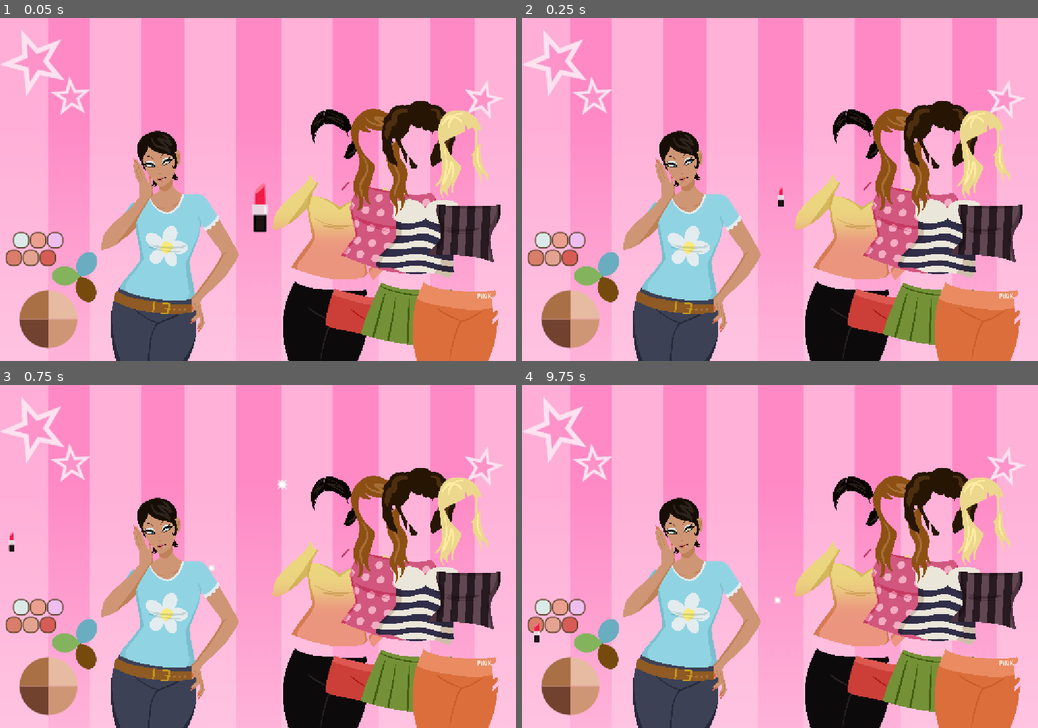
Above: before the commit, frames 1-4 (two rows, left to right).
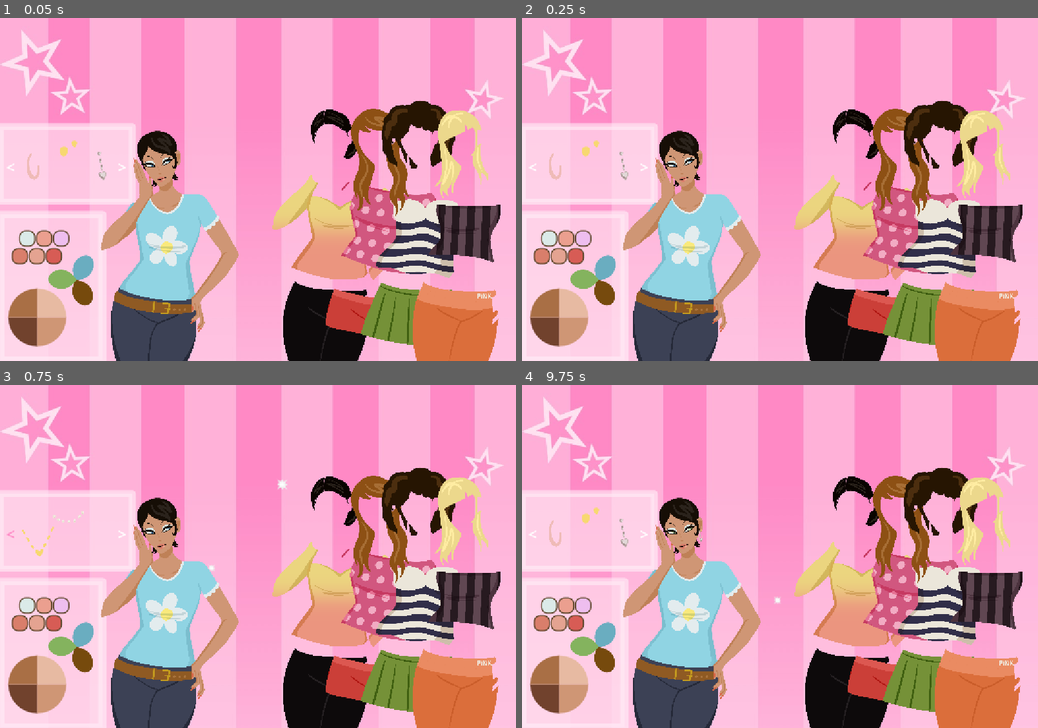
Above: after the commit, the same moments.

Repository: b00kworm4lyf3/ATLS4140-dress-up
Game: Godot game, scene res://main.tscn
Same seed, same stepped clock (60 frames per second), same inputs: the game is played once before the commit and once after it.
Inputs (mouse positions are in pixels of both pictures, inside the frame that each line leads up to; where the layout moved, square brackets give the same spot in the first picture):
- Up to frame 1 (0.05 s): no input
- Up to frame 2 (0.25 s): no input
- Up to frame 3 (0.75 s): click (10, 532) at 0.5 s, where only the run after the commit has a clickable "<"
- Up to frame 4 (9.75 s): click (645, 532) at 1.25 s, where only the run after the commit has a clickable ">"; click (589, 515) at 2.02 s; click (558, 532) at 2.77 s; click (625, 532) at 3.52 s; click (573, 669) [583, 673] at 4.25 s; click (542, 697) [558, 700] at 5 s; click (542, 669) [558, 673] at 5.75 s; click (573, 697) [583, 700] at 6.5 s; click (604, 635) [609, 631] at 7.25 s; click (604, 659) [609, 655] at 8 s; click (583, 645) [589, 642] at 8.75 s; click (542, 621) [537, 625] at 9.5 s

The runs differ from the first frame. In frame 1, 13% of the frame differs, in the area x 0-52%, y 30-100%; in frame 2, 12%; in frame 3, 12%; in frame 4, 12%.

Commit message:
adding accessories

Diff:
--- a/main.tscn
+++ b/main.tscn
@@ -4,6 +4,7 @@
 [ext_resource type="Texture2D" uid="uid://cvag3f2r6tick" path="res://assets/background/game_bg.jpg" id="1_vivmo"]
 [ext_resource type="PackedScene" uid="uid://dmyk266ahglcf" path="res://assets/clothing/jeans.tscn" id="2_0xm2m"]
 [ext_resource type="Texture2D" uid="uid://byvumhbn3ldv8" path="res://assets/background/sparkles.png" id="2_2cqfq"]
+[ext_resource type="Texture2D" uid="uid://b60mlidmt0siw" path="res://assets/background/box.png" id="2_jq2sk"]
 [ext_resource type="PackedScene" uid="uid://cnhpgirvlyyi3" path="res://assets/clothing/tshirt.tscn" id="3_h2yge"]
 [ext_resource type="PackedScene" uid="uid://dmpbi3qlou5ds" path="res://assets/clothing/corset.tscn" id="4_1bvp3"]
 [ext_resource type="PackedScene" uid="uid://bsa4decfmad32" path="res://assets/clothing/leggings.tscn" id="5_lquwl"]
@@ -27,14 +28,19 @@
 [ext_resource type="Texture2D" uid="uid://dc6453wvsuy7e" path="res://assets/eyes/green_eyes.png" id="18_82xsv"]
 [ext_resource type="Script" uid="uid://ctmmqikwcx7aw" path="res://scripts/lips.gd" id="23_d13ii"]
 [ext_resource type="Script" uid="uid://ksyhjsaco07j" path="res://scripts/shadow.gd" id="27_a6jrf"]
+[ext_resource type="Script" uid="uid://c8s02beqpt3lh" path="res://scripts/accessoriesVis.gd" id="27_ok6jj"]
 [ext_resource type="PackedScene" uid="uid://b5dqm2t803krj" path="res://assets/hair/pixie_hair.tscn" id="27_qsp4k"]
+[ext_resource type="Script" uid="uid://dmbeewcgh7bmg" path="res://scripts/accessorybtn.gd" id="28_0rl1p"]
 [ext_resource type="PackedScene" uid="uid://d1dwbgwabk3nk" path="res://assets/hair/ginger_hair.tscn" id="28_kq58d"]
+[ext_resource type="Texture2D" uid="uid://cx1f8r0jbc3uq" path="res://assets/accessories/stud_earrings.png" id="28_ok6jj"]
 [ext_resource type="PackedScene" uid="uid://c5dedo6ptwli2" path="res://assets/hair/slickback_bun.tscn" id="28_xuqvo"]
 [ext_resource type="PackedScene" uid="uid://6adcegidnm55" path="res://assets/hair/curly_hair.tscn" id="29_seu75"]
+[ext_resource type="Texture2D" uid="uid://brvd7chl8qadl" path="res://assets/accessories/pink_hoop.png" id="30_facbu"]
 [ext_resource type="PackedScene" uid="uid://bbmyfu2f2dh4v" path="res://assets/hair/blond_hair.tscn" id="30_htxhm"]
-[ext_resource type="Texture2D" uid="uid://6xdrgfuqdvwl" path="res://assets/cursor/cursor256.png" id="33_4k2k6"]
-[ext_resource type="Script" uid="uid://co3rce3h1alrv" path="res://cursor-code.gd" id="34_4k2k6"]
-[ext_resource type="AudioStream" uid="uid://by0mios0wqmew" path="res://assets/background/Nicraftin_-_December_River.wav" id="35_0rl1p"]
+[ext_resource type="Texture2D" uid="uid://du38bgrcay5ft" path="res://assets/accessories/silver_bracelet.png" id="31_b1qrp"]
+[ext_resource type="Texture2D" uid="uid://dwaemcnb7rhu7" path="res://assets/accessories/heart_earring.png" id="31_h8e4i"]
+[ext_resource type="Texture2D" uid="uid://b3vu2vydcp5n2" path="res://assets/accessories/pearl_necklace.png" id="32_come4"]
+[ext_resource type="Texture2D" uid="uid://bchh1lhppluhg" path="res://assets/accessories/gold_necklace.png" id="34_4lmeg"]
 
 [sub_resource type="CanvasItemMaterial" id="CanvasItemMaterial_nwoa8"]
 particles_animation = true
@@ -112,6 +118,36 @@
 "name": &"default",
 "speed": 5.0
 }]
+
+[sub_resource type="StyleBoxFlat" id="StyleBoxFlat_4k2k6"]
+bg_color = Color(1, 0.5372549, 0.77254903, 0)
+
+[sub_resource type="StyleBoxFlat" id="StyleBoxFlat_jq2sk"]
+bg_color = Color(1, 0.76862746, 0.8745098, 0)
+
+[sub_resource type="StyleBoxTexture" id="StyleBoxTexture_gmbx4"]
+texture = ExtResource("28_ok6jj")
+region_rect = Rect2(1565.0453, 661.81586, 38.384277, 38.384277)
+
+[sub_resource type="StyleBoxTexture" id="StyleBoxTexture_b1qrp"]
+texture = ExtResource("30_facbu")
+region_rect = Rect2(1533.157, 674.8074, 131.09961, 131.09967)
+
+[sub_resource type="StyleBoxTexture" id="StyleBoxTexture_4lmeg"]
+texture = ExtResource("31_h8e4i")
+region_rect = Rect2(1522.8163, 669.6, 140.70691, 140.70703)
+
+[sub_resource type="StyleBoxTexture" id="StyleBoxTexture_come4"]
+texture = ExtResource("31_b1qrp")
+region_rect = Rect2(1116.4824, 1033.5945, 131.09961, 131.09967)
+
+[sub_resource type="StyleBoxTexture" id="StyleBoxTexture_h8e4i"]
+texture = ExtResource("32_come4")
+region_rect = Rect2(1316.2009, 915.6654, 269.8839, 269.88403)
+
+[sub_resource type="StyleBoxTexture" id="StyleBoxTexture_0cp0l"]
+texture = ExtResource("34_4lmeg")
+region_rect = Rect2(1342.2312, 966.4976, 225.8855, 225.88556)
 
 [sub_resource type="StyleBoxFlat" id="StyleBoxFlat_5tm6j"]
 bg_color = Color(0.90588236, 0.7294118, 0.63529414, 1)
@@ -324,6 +360,17 @@
 position = Vector2(0, 125)
 scale = Vector2(1.18, 1.18)
 texture = ExtResource("1_vivmo")
+
+[node name="optionButtonBox" type="Sprite2D" parent="." unique_id=116323027]
+position = Vector2(-689.00006, 201.00003)
+scale = Vector2(0.8536354, 0.76000124)
+texture = ExtResource("2_jq2sk")
+
+[node name="accessoriesBox" type="Sprite2D" parent="." unique_id=929426395]
+position = Vector2(-491, -296)
+rotation = 1.5707964
+scale = Vector2(0.6335996, 0.6911989)
+texture = ExtResource("2_jq2sk")
 
 [node name="CPUParticles2D" type="CPUParticles2D" parent="." unique_id=1989285198]
 material = SubResource("CanvasItemMaterial_nwoa8")
@@ -408,6 +455,106 @@
 position = Vector2(500, 24)
 scale = Vector2(0.2, 0.2)
 
+[node name="wornAccessories" type="Node2D" parent="." unique_id=177226524]
+unique_name_in_owner = true
+
+[node name="accessories" type="Node2D" parent="." unique_id=1087828625]
+script = ExtResource("27_ok6jj")
+
+[node name="leftButton" type="Button" parent="accessories" unique_id=1448446942]
+offset_left = -582.0
+offset_top = -157.0
+offset_right = -562.0
+offset_bottom = -108.0
+theme_override_colors/font_color = Color(1, 1, 1, 1)
+theme_override_colors/font_hover_color = Color(1, 0.5372549, 0.77254903, 1)
+theme_override_font_sizes/font_size = 35
+theme_override_styles/normal = SubResource("StyleBoxFlat_4k2k6")
+theme_override_styles/pressed = SubResource("StyleBoxFlat_4k2k6")
+theme_override_styles/hover = SubResource("StyleBoxFlat_jq2sk")
+text = "<"
+metadata/_edit_use_anchors_ = true
+
+[node name="rightButton" type="Button" parent="accessories" unique_id=1868692954]
+offset_left = -323.0
+offset_top = -157.0
+offset_right = -303.0
+offset_bottom = -108.0
+theme_override_colors/font_color = Color(1, 1, 1, 1)
+theme_override_colors/font_hover_color = Color(1, 0.5372549, 0.77254903, 1)
+theme_override_font_sizes/font_size = 35
+theme_override_styles/normal = SubResource("StyleBoxFlat_4k2k6")
+theme_override_styles/pressed = SubResource("StyleBoxFlat_4k2k6")
+theme_override_styles/hover = SubResource("StyleBoxFlat_jq2sk")
+text = ">"
+metadata/_edit_use_anchors_ = true
+
+[node name="pages" type="Node2D" parent="accessories" unique_id=390641535]
+
+[node name="earrings" type="Node2D" parent="accessories/pages" unique_id=663610999]
+visible = false
+
+[node name="stud_earrings" type="Button" parent="accessories/pages/earrings" unique_id=1652610959]
+offset_left = -463.0
+offset_top = -199.0
+offset_right = -415.0
+offset_bottom = -151.0
+theme_override_styles/normal = SubResource("StyleBoxTexture_gmbx4")
+script = ExtResource("28_0rl1p")
+worn_tex = ExtResource("28_ok6jj")
+
+[node name="pink_hoop" type="Button" parent="accessories/pages/earrings" unique_id=2139174208]
+offset_left = -551.0
+offset_top = -170.0
+offset_right = -480.0
+offset_bottom = -99.0
+theme_override_styles/normal = SubResource("StyleBoxTexture_b1qrp")
+script = ExtResource("28_0rl1p")
+worn_tex = ExtResource("30_facbu")
+
+[node name="heart_earring" type="Button" parent="accessories/pages/earrings" unique_id=1896011885]
+offset_left = -395.0
+offset_top = -171.0
+offset_right = -324.0
+offset_bottom = -100.0
+theme_override_styles/normal = SubResource("StyleBoxTexture_4lmeg")
+script = ExtResource("28_0rl1p")
+worn_tex = ExtResource("31_h8e4i")
+
+[node name="bracelets" type="Node2D" parent="accessories/pages" unique_id=1953214313]
+visible = false
+
+[node name="silver_bracelet" type="Button" parent="accessories/pages/bracelets" unique_id=954215705]
+offset_left = -387.0
+offset_top = -142.0
+offset_right = -316.0
+offset_bottom = -71.0
+theme_override_styles/normal = SubResource("StyleBoxTexture_come4")
+script = ExtResource("28_0rl1p")
+worn_tex = ExtResource("31_b1qrp")
+
+[node name="glasses" type="Node2D" parent="accessories/pages" unique_id=388511320]
+
+[node name="necklaces" type="Node2D" parent="accessories/pages" unique_id=1295933803]
+
+[node name="pearl_necklace" type="Button" parent="accessories/pages/necklaces" unique_id=1316635738]
+offset_left = -479.0
+offset_top = -211.0
+offset_right = -395.0
+offset_bottom = -127.0
+theme_override_styles/normal = SubResource("StyleBoxTexture_h8e4i")
+script = ExtResource("28_0rl1p")
+worn_tex = ExtResource("32_come4")
+
+[node name="gold_necklace" type="Button" parent="accessories/pages/necklaces" unique_id=1570604709]
+offset_left = -551.0
+offset_top = -160.0
+offset_right = -467.0
+offset_bottom = -76.0
+theme_override_styles/normal = SubResource("StyleBoxTexture_0cp0l")
+script = ExtResource("28_0rl1p")
+worn_tex = ExtResource("34_4lmeg")
+
 [node name="slickback_bun" parent="." unique_id=1475286543 instance=ExtResource("28_xuqvo")]
 position = Vector2(200, -25)
 scale = Vector2(0.2, 0.2)
@@ -424,12 +571,12 @@
 position = Vector2(400, -25)
 scale = Vector2(0.2, 0.2)
 
-[node name="Sprite2D" parent="." unique_id=2134226055 instance=ExtResource("30_htxhm")]
+[node name="blond_hair" parent="." unique_id=2134226055 instance=ExtResource("30_htxhm")]
 position = Vector2(500, -25)
 scale = Vector2(0.2, 0.2)
 
 [node name="skinParent" type="Node2D" parent="." unique_id=1808622998]
-position = Vector2(-484, 155)
+position = Vector2(-510, 151)
 scale = Vector2(1.9200001, 1.9200001)
 
 [node name="skin3" type="Button" parent="skinParent" unique_id=1877654219]
@@ -475,7 +622,7 @@
 metadata/_edit_use_anchors_ = true
 
 [node name="eyesParent" type="Node2D" parent="." unique_id=1671171648]
-position = Vector2(-305, 414.00003)
+position = Vector2(-313, 422)
 rotation = 1.3299736
 scale = Vector2(0.6694351, 0.6694351)
 
@@ -515,7 +662,7 @@
 script = SubResource("GDScript_getpj")
 
 [node name="lipsParent" type="Node2D" parent="." unique_id=322891407]
-position = Vector2(188.99998, -5.9999995)
+position = Vector2(203, -10.000008)
 scale = Vector2(1.3600008, 1.3600008)
 
 [node name="lips1" type="Button" parent="lipsParent" unique_id=1439815267]
@@ -555,7 +702,7 @@
 metadata/_edit_use_anchors_ = true
 
 [node name="shadowParent" type="Node2D" parent="." unique_id=2113134686]
-position = Vector2(206.00002, -46.999992)
+position = Vector2(220.00003, -51)
 scale = Vector2(1.3600008, 1.3600008)
 
 [node name="shadow1" type="Button" parent="shadowParent" unique_id=209517193]
@@ -593,18 +740,6 @@
 theme_override_styles/disabled = SubResource("StyleBoxFlat_xuqvo")
 script = ExtResource("27_a6jrf")
 metadata/_edit_use_anchors_ = true
-
-[node name="CustomCursor" type="Sprite2D" parent="." unique_id=1892354213]
-z_index = 300
-scale = Vector2(2, 2)
-texture = ExtResource("33_4k2k6")
-offset = Vector2(5, 45)
-script = ExtResource("34_4k2k6")
-
-[node name="AudioStreamPlayer2D" type="AudioStreamPlayer2D" parent="." unique_id=1756222526]
-stream = ExtResource("35_0rl1p")
-volume_db = -14.0
-autoplay = true
 
 [connection signal="pressed" from="skinParent/skin3" to="skinParent/skin3" method="_on_pressed"]
 [connection signal="pressed" from="skinParent/skin2" to="skinParent/skin2" method="_on_pressed"]
--- /dev/null
+++ b/scripts/accessoriesVis.gd
@@ -0,0 +1,18 @@
+extends Node2D
+
+@onready var pages := $pages.get_children()
+
+var page := 0
+
+func _ready() -> void:
+    $leftButton.pressed.connect(func(): _change_page(-1))
+    $rightButton.pressed.connect(func(): _change_page(1))
+    _show_page(0)
+
+func _change_page(step: int) -> void:
+    page = wrapi(page + step, 0, pages.size())
+    _show_page(page)
+
+func _show_page(p: int) -> void:
+    for i in pages.size():
+        pages[i].visible = (i == p)
--- /dev/null
+++ b/scripts/accessorybtn.gd
@@ -0,0 +1,17 @@
+extends Button
+
+@export var worn_tex: Texture2D
+
+var sprite: Sprite2D
+
+func _ready() -> void:
+	for state in ["hover", "pressed", "focus"]:
+		add_theme_stylebox_override(state, get_theme_stylebox("normal"))
+
+	sprite = Sprite2D.new()
+	sprite.texture = worn_tex
+	sprite.position = Vector2(-200, 24)
+	sprite.scale = Vector2(0.2, 0.2)
+	sprite.visible = false
+	%wornAccessories.add_child.call_deferred(sprite)
+	pressed.connect(func(): sprite.visible = not sprite.visible)
Renamed: assets/empty_fit.tscn -> assets/accessories/empty_fit.tscn
Not shown, added: scripts/accessoriesVis.gd.uid
Not shown, added: scripts/accessorybtn.gd.uid
Not shown, changed: README.md
